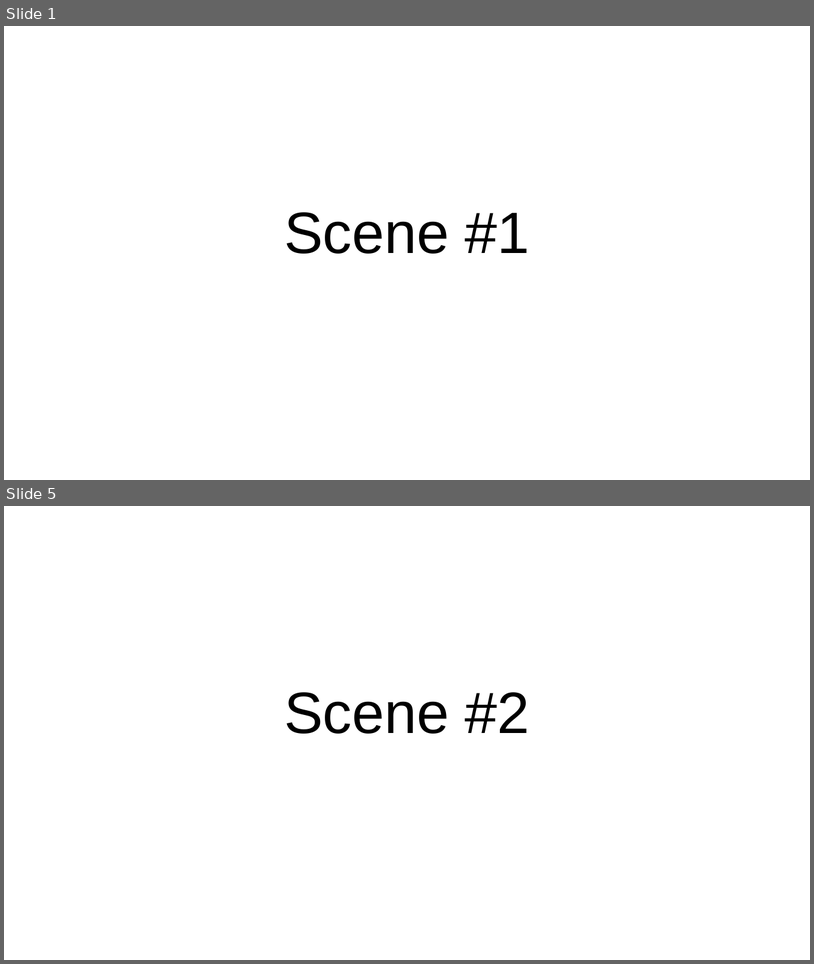
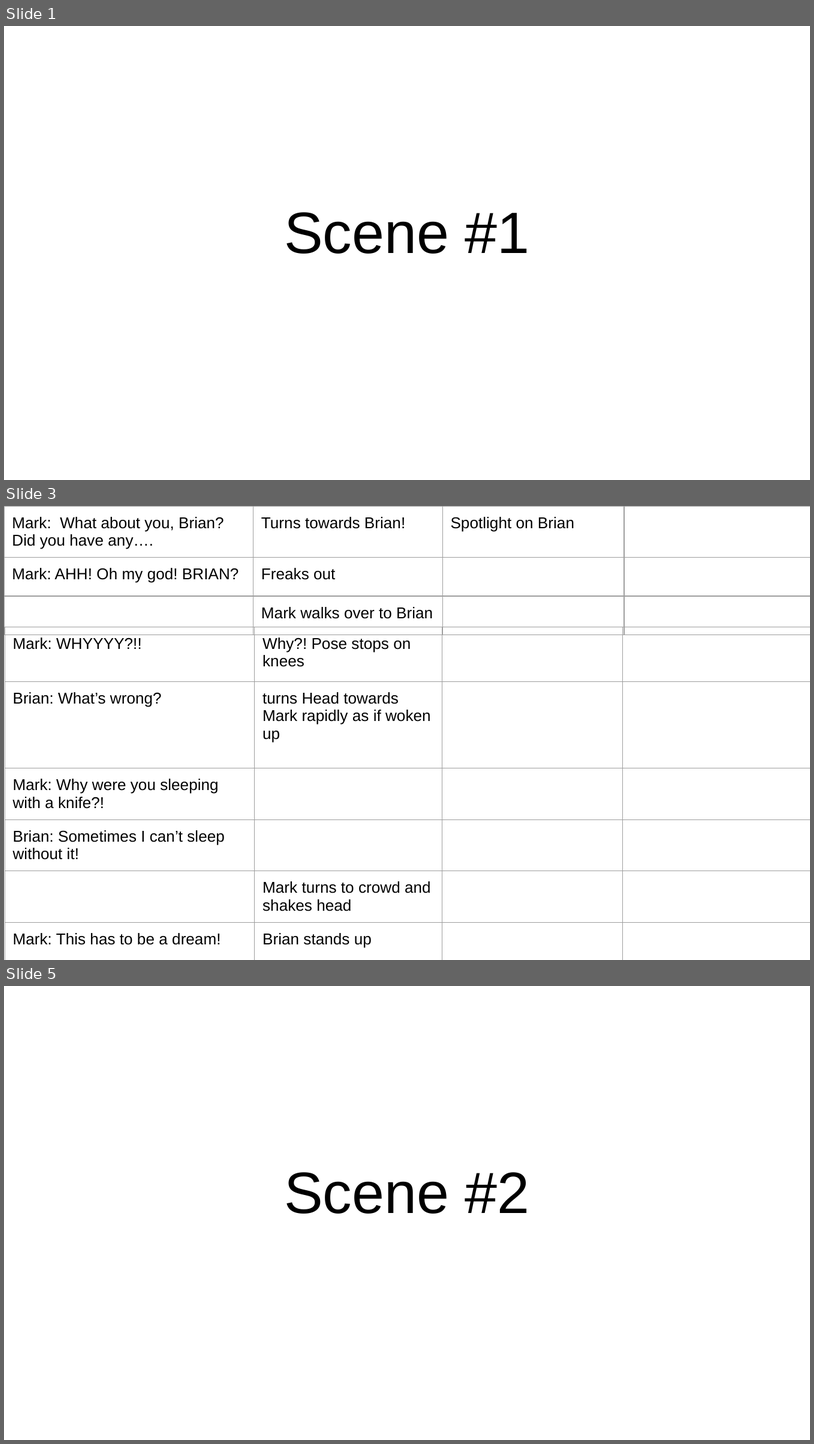
Before and after one commit to poanessa/RobotTheater2017, a slide deck: Capstone play_ Motion Library.pptx. Shown one above the other, each under a label of ours: slides 1 and 5 before the commit, slides 1, 3 and 5 after it; the slides between them are not shown. The pictures are 814x964 and 814x1444 pixels, drawn with LibreOffice and Linux fonts; fonts in the diff are those of the drawing. Boxes give left, top, right and bottom in pixels: in the first picture for what was removed or moved away, otherwise in the second. Text is boxed around its words. In the diff, an @@ line names an element or a change of style, - is before the commit and + after.

```diff
--- a/Capstone play_ Motion Library.pptx
+++ b/Capstone play_ Motion Library.pptx
@@ slide 3 added at [4, 506, 810, 960], background #FFFFFF @@
@@ table added at [4, 506, 810, 771], 3 rows, 4 columns @@
+Mark: What about you, Brian? / Did you have any…. | Turns towards Brian! | Spotlight on Brian | 
+Mark: AHH! Oh my god! BRIAN? | Freaks out |  | 
+ | Mark walks over to Brian |  | 
@@ table added at [5, 627, 810, 950], 6 rows, 4 columns @@
+Mark: WHYYYY?!! | Why?! Pose stops on knees |  | 
+Brian: What’s wrong? | turns Head towards Mark rapidly as if woken up |  | 
+Mark: Why were you sleeping with a knife?! |  |  | 
+Brian: Sometimes I can’t sleep without it! |  |  | 
+ | Mark turns to crowd and shakes head |  | 
+Mark: This has to be a dream! | Brian stands up |  | 
```
Also in this commit, not shown: 1 slide changed, 10 other slides added, 9 slides removed.
